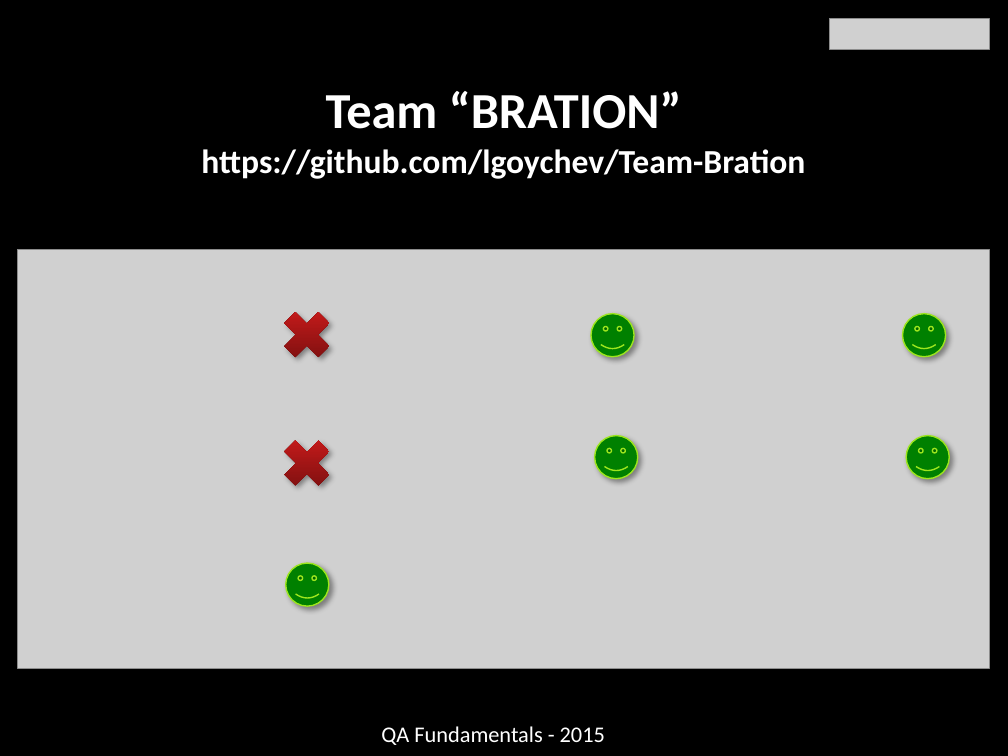
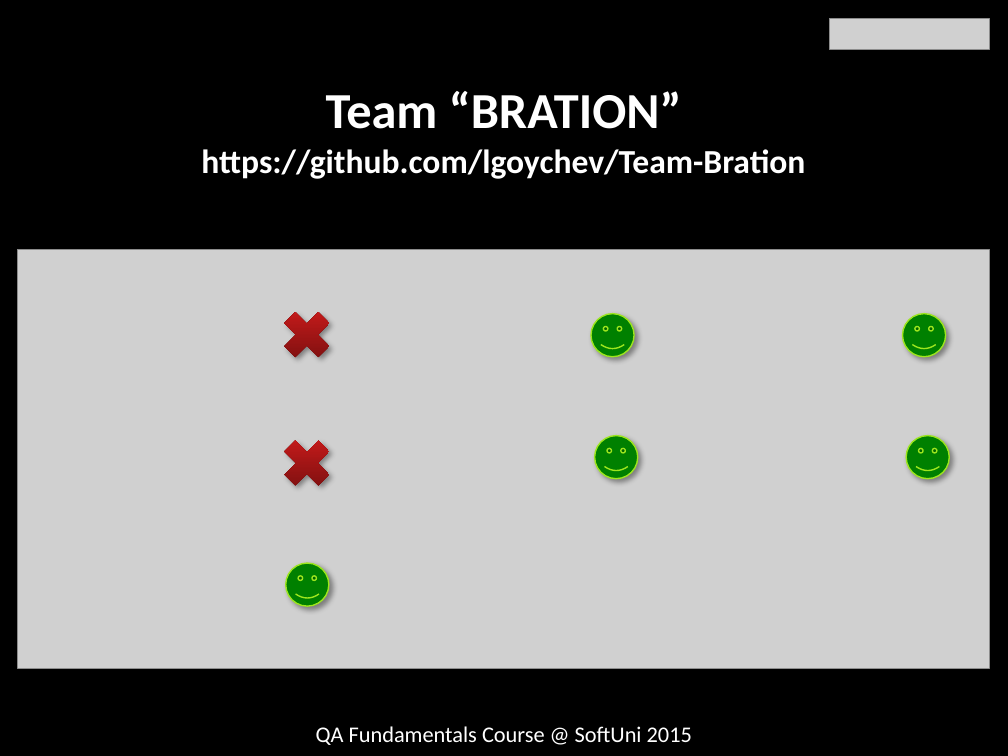
Before and after one commit to lgoychev/Team-Bration, a slide deck: slide 2 of Presenttion/Present_team_Bration_01.pptx. Drawn at 1008x756 pixels with LibreOffice and Linux fonts; fonts in the diff are those of the drawing; grey boxes stand for pictures; background and template pictures are left out. Boxes give left, top, right and bottom in pixels: in the first picture for what was removed or moved away, otherwise in the second. Text is boxed around its words. In the diff, an @@ line names an element or a change of style, - is before the commit and + after.

```diff
--- a/Presenttion/Present_team_Bration_01.pptx
+++ b/Presenttion/Present_team_Bration_01.pptx
@@ text at <box>316,726,692,745</box>: text changed @@
-QA Fundamentals - 2015
+QA Fundamentals Course @ SoftUni 2015
```
Also in this commit, not shown: 2 other slides changed, 3 slides added, 1 other file.
